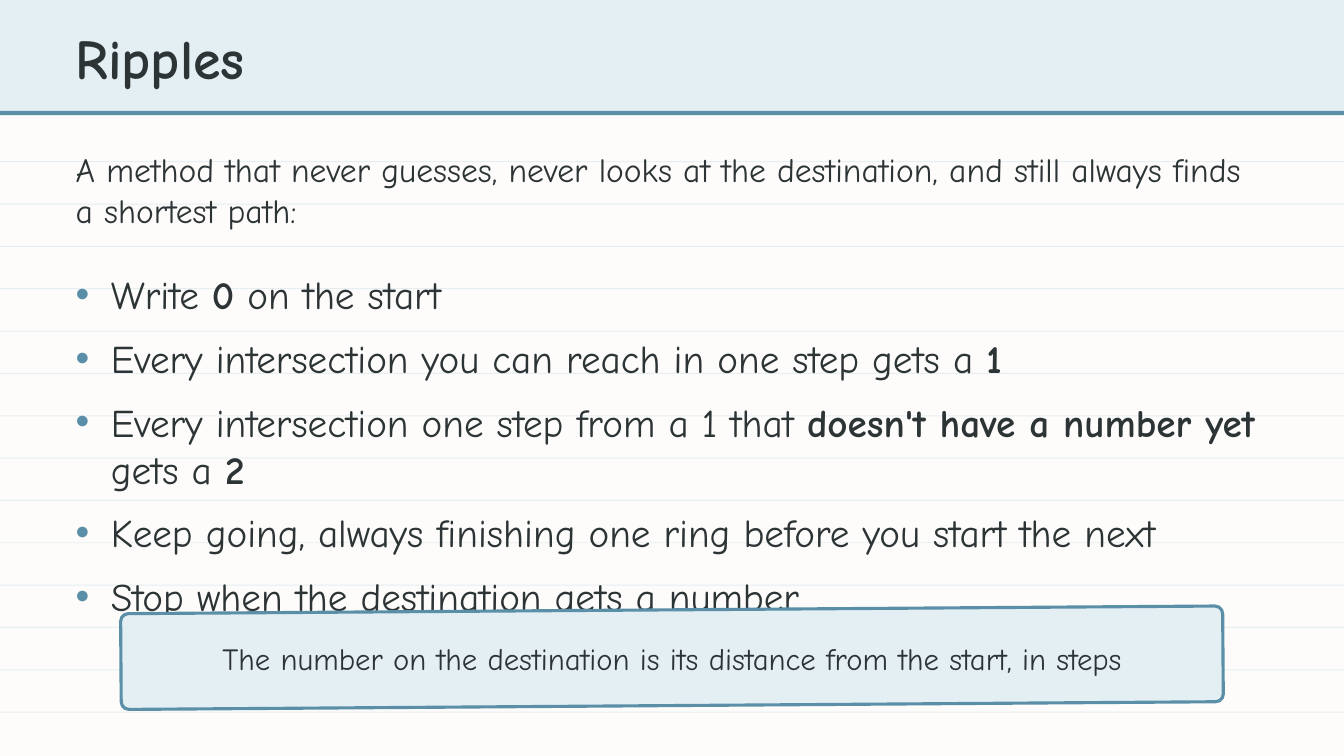
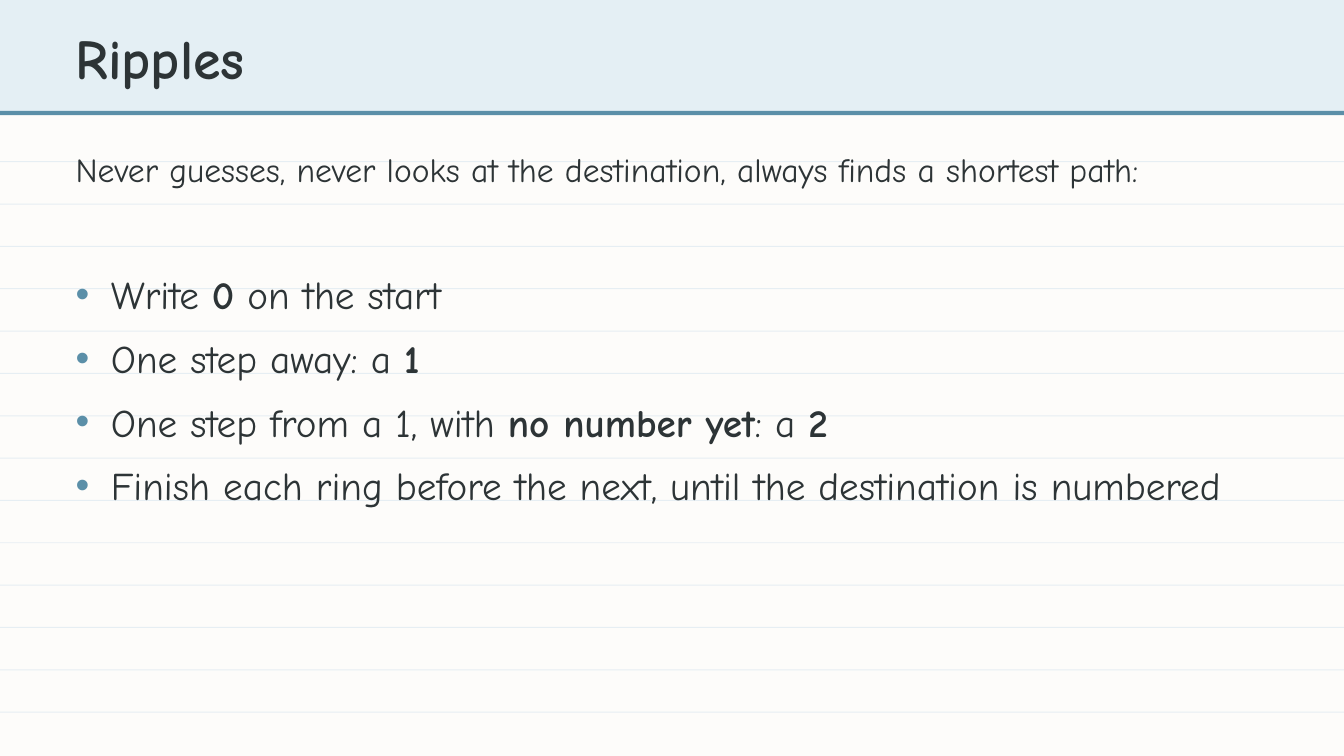
Before and after one commit to bradamiller/LearningPython, a slide deck: slide 5 of static/slides/module-05-pathfinding/module-5-lesson-03-bfs-concept.pptx. Drawn at 1344x756 pixels with LibreOffice and Linux fonts; fonts in the diff are those of the drawing. Boxes give left, top, right and bottom in pixels: in the first picture for what was removed or moved away, otherwise in the second. Text is boxed around its words. In the diff, an @@ line names an element or a change of style, - is before the commit and + after.

```diff
--- a/static/slides/module-05-pathfinding/module-5-lesson-03-bfs-concept.pptx
+++ b/static/slides/module-05-pathfinding/module-5-lesson-03-bfs-concept.pptx
@@ text at [76,159,1138,189]: text changed @@
-A method that never guesses, never looks at the destination, and still always finds a shortest path:
+Never guesses, never looks at the destination, always finds a shortest path:
@@ text at [111,346,1221,508]: text changed @@
-• Every intersection you can reach in one step gets a 1
-• Every intersection one step from a 1 that doesn't have a number yet gets a 2
-• Keep going, always finishing one ring before you start the next
-• Stop when the destination gets a number
+• One step away: a 1
+• One step from a 1, with no number yet: a 2
+• Finish each ring before the next, until the destination is numbered
@@ rounded rectangle removed at [121,606,1223,710] @@
@@ text removed at [222,649,1121,676] @@
-The number on the destination is its distance from the start, in steps
```
Also in this commit, not shown: 9 other slides changed, 9 other files.
